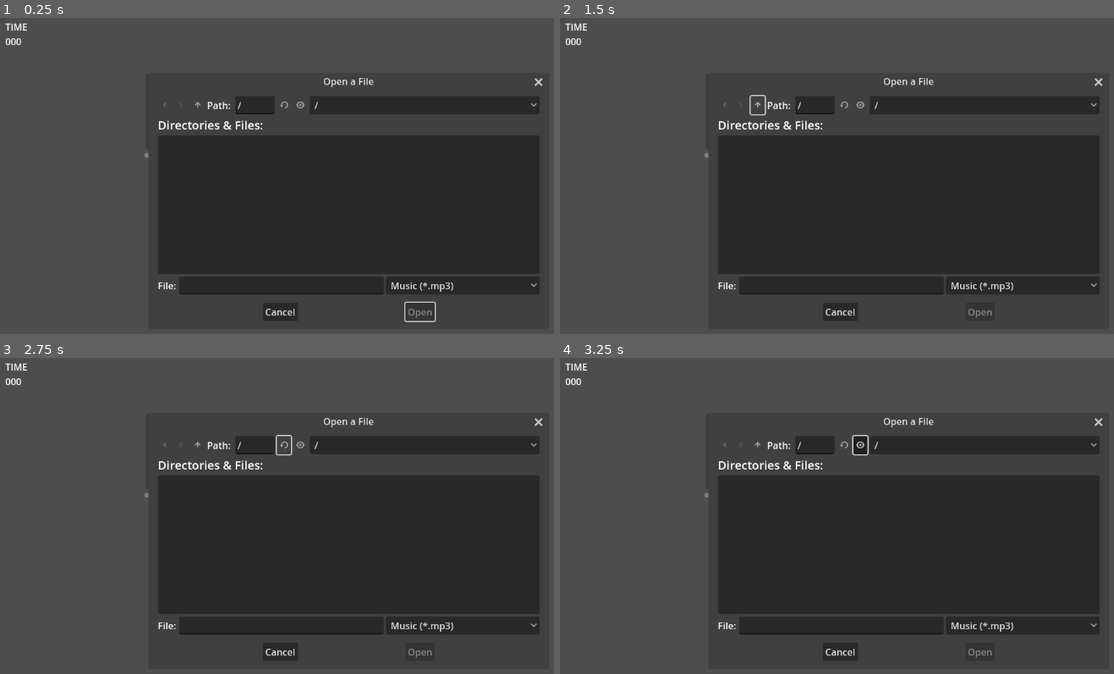
Above: before the commit, frames 1-4 (two rows, left to right).
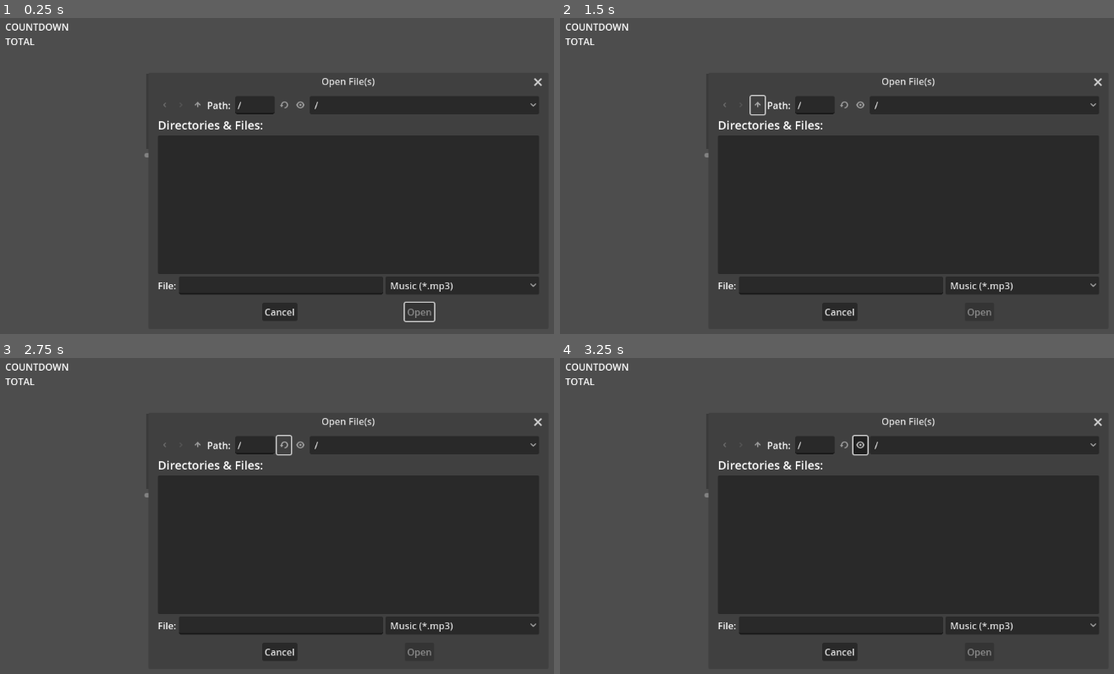
Above: after the commit, the same moments.

Repository: KindaWrks/Music-Player
Game: Godot game, scene res://MusicNode.tscn
Same seed, same stepped clock (60 frames per second), same inputs: the game is played once before the commit and once after it. The project has no main scene, so this scene is started directly.
Inputs (mouse positions are in pixels of both pictures, inside the frame that each line leads up to):
- Up to frame 1 (0.25 s): no input
- Up to frame 2 (1.5 s): click (759, 106) at 0.5 s; click (759, 106) at 1.25 s
- Up to frame 3 (2.75 s): click (282, 446) at 2 s
- Up to frame 4 (3.25 s): click (859, 446) at 2.75 s

The runs differ from the first frame. In frame 1, 0.7% of the frame differs, in the area x 0-99%, y 1-97%; in frame 2, 0.6%; in frame 3, 0.6%; in frame 4, 0.6%.

Commit message:
rewrite with queues working
array now works when selecting multiple mp3s.

Diff:
--- a/MusicNode.gd
+++ b/MusicNode.gd
@@ -1,13 +1,16 @@
 extends Node2D
 
-@onready var fd_open = $FD_OPEN
+@onready var fd_open = $FD_OPENfiles
 
 @onready var music_label = $MusicLabel
 @onready var music_time_label = $MusicTimeLabel
 @onready var music_total_time = $MusicTotalTimeLabel
 
+
 @export var audio_bus_name := "Master" #Makes the var Master audio bus
 @onready var _bus := AudioServer.get_bus_index(audio_bus_name) #Sets bus index to Master
+
+var musicarray = [] # Initialize array only
 
 # Called when the node enters the scene tree for the first time.
 func _ready():
@@ -21,22 +24,43 @@
 
 # Called every frame. 'delta' is the elapsed time since the previous frame.
 func _process(_delta):
-	music_label.text = fd_open.current_file.get_basename() #Gets the current file and removes the .MP3
+	music_label.text = str(musicarray).get_file().get_basename() #Gets the current file and removes the .MP3
 
 	if $AudioStreamPlayer.playing: #Make time count down in int rather then float and show total time
 		music_time_label.text = str(int($AudioStreamPlayer.stream.get_length()) - int($AudioStreamPlayer.get_playback_position()))
 		music_total_time.text = str(int($AudioStreamPlayer.stream.get_length()))
+	print(musicarray)
 
-func _on_fd_open_file_selected(path):
-	var snd_file = FileAccess.open(path, FileAccess.READ) #Open path and reaf from the file
-	var stream = AudioStreamMP3.new() #Create a bew MP3 Audio stream
+
+	# Check if the song ended and play the next song in the queue
+	if not $AudioStreamPlayer.playing and musicarray.size() > 0:
+		play_next_song()
+
+
+func _on_fd_open_files_selected(paths):
+	for path in paths:
+		var snd_file = FileAccess.open(path, FileAccess.READ) # Open path and read from the file
+		var stream = AudioStreamMP3.new() # Create a new MP3 Audio stream
+		stream.data = snd_file.get_buffer(snd_file.get_length()) # Load entire song into memory(not ideal)
+		snd_file.close() # Close file.
+		$AudioStreamPlayer.stream = stream  # The loaded song in memory
+		$AudioStreamPlayer.play()
+		music_label.visible = true
+
+		# Add the selected song to the queue
+		musicarray.append(path)
+
+func play_next_song():
+	var next_song_path = musicarray.pop_front() # Get the next song from the queue
+	var snd_file = FileAccess.open(next_song_path, FileAccess.READ) #Open path and read from the file
+	var stream = AudioStreamMP3.new() #Create a new MP3 Audio stream
 	stream.data = snd_file.get_buffer(snd_file.get_length()) # Load entire song into memory(not ideal)
 	snd_file.close() #Close file.
-	$AudioStreamPlayer.stream = stream  #The loaded song in memeory
+	$AudioStreamPlayer.stream = stream  #The loaded song in memory
 	$AudioStreamPlayer.play()
-	music_label.visible = true
 
-
+func _on_buttonshow_pressed():
+	fd_open.visible = true
 
 func _on_h_slider_value_changed(value: float):
 	AudioServer.set_bus_volume_db(_bus,linear_to_db(value)) #Control volume as a float
--- a/MusicNode.tscn
+++ b/MusicNode.tscn
@@ -5,12 +5,12 @@
 [node name="MusicNode" type="Node2D"]
 script = ExtResource("1_i2u8d")
 
-[node name="FD_OPEN" type="FileDialog" parent="."]
-title = "Open a File"
+[node name="FD_OPENfiles" type="FileDialog" parent="."]
+title = "Open File(s)"
 position = Vector2i(300, 150)
 size = Vector2i(454, 400)
 ok_button_text = "Open"
-file_mode = 0
+file_mode = 1
 access = 2
 
 [node name="AudioStreamPlayer" type="AudioStreamPlayer" parent="."]
@@ -46,14 +46,18 @@
 offset_top = 28.0
 offset_right = 157.0
 offset_bottom = 52.0
-text = "TIME"
+text = "COUNTDOWN"
 
 [node name="MusicTotalTimeLabel" type="Label" parent="."]
 offset_left = 48.0
 offset_top = 53.0
 offset_right = 157.0
 offset_bottom = 77.0
-text = "000"
+text = "TOTAL"
 
-[connection signal="file_selected" from="FD_OPEN" to="." method="_on_fd_open_file_selected"]
+[node name="VBoxContainer" type="VBoxContainer" parent="."]
+offset_right = 40.0
+offset_bottom = 40.0
+
+[connection signal="files_selected" from="FD_OPENfiles" to="." method="_on_fd_open_files_selected"]
 [connection signal="value_changed" from="HSlider" to="." method="_on_h_slider_value_changed"]
